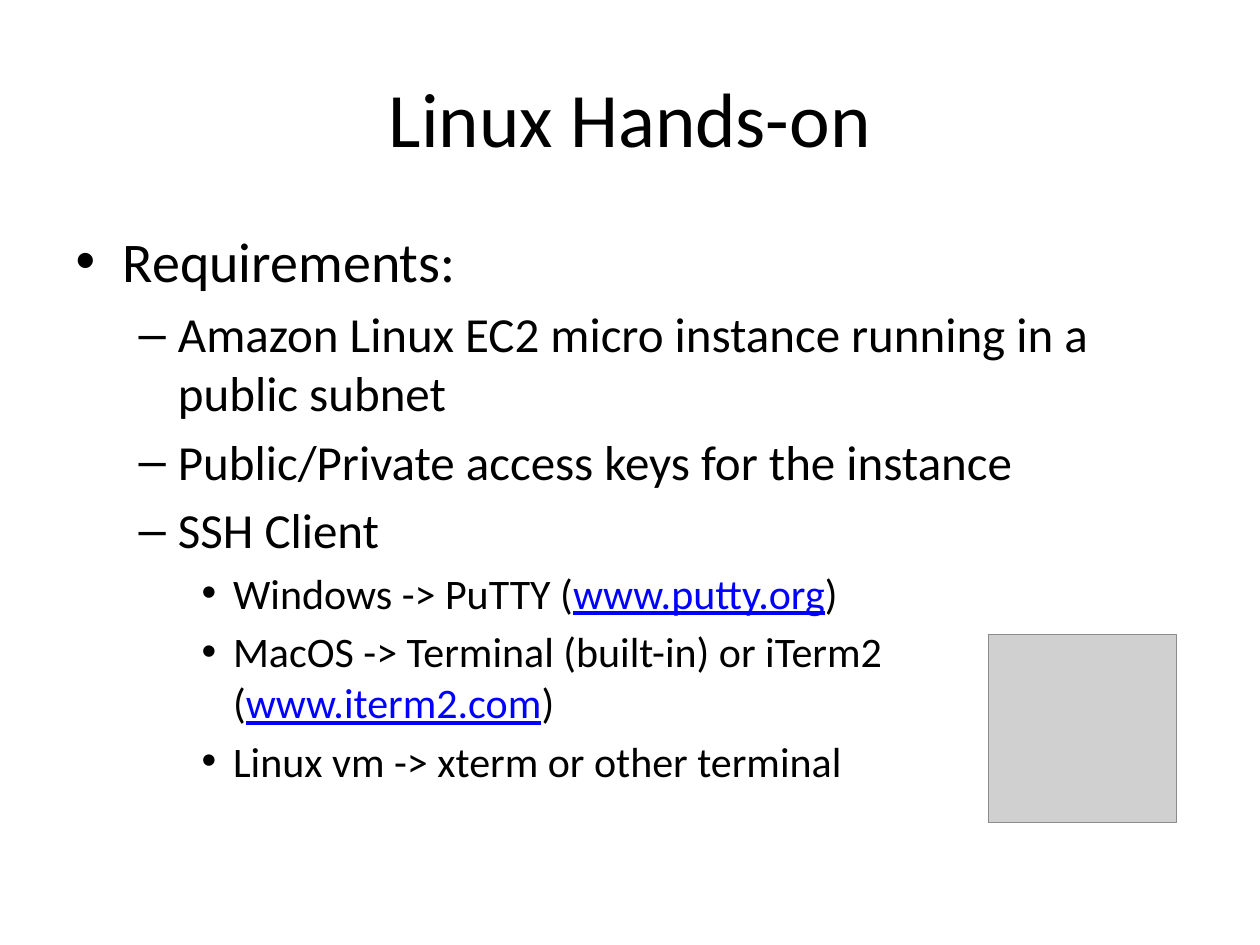
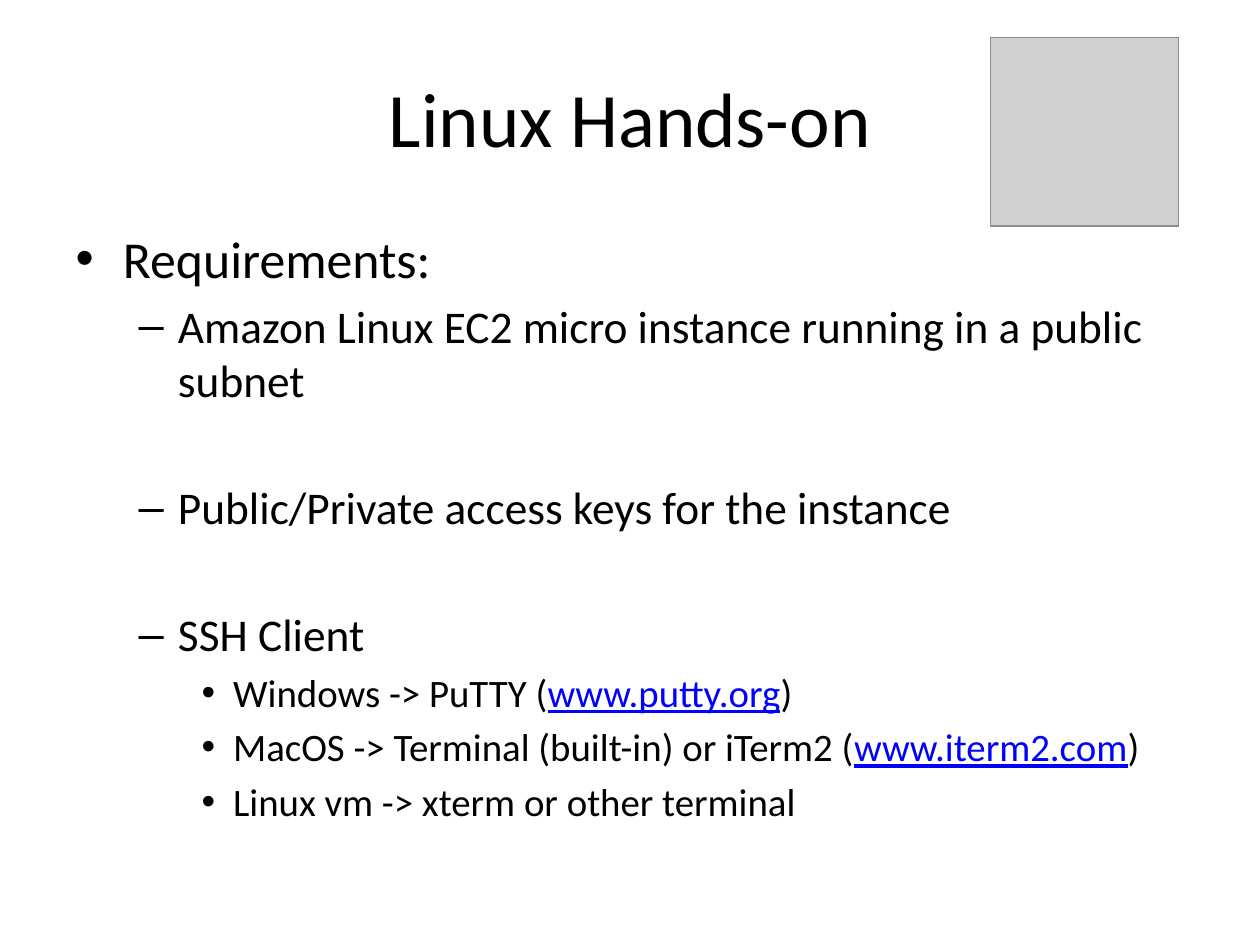
Before and after one commit to jasondbaker/infrastructure-class, a slide deck: slide 24 of lectures/infrastructure-week-2.pptx (slide 23 before the commit). Drawn at 1260x945 pixels with LibreOffice and Linux fonts; fonts in the diff are those of the drawing; grey boxes stand for pictures. Boxes give left, top, right and bottom in pixels: in the first picture for what was removed or moved away, otherwise in the second. Text is boxed around its words. In the diff, an @@ line names an element or a change of style, - is before the commit and + after.

```diff
--- a/lectures/infrastructure-week-2.pptx
+++ b/lectures/infrastructure-week-2.pptx
@@ picture: place and size @@
-picture at box(988, 635, 1176, 823)
+picture at box(990, 38, 1178, 226)
@@ text "Requirements:" at box(123, 242, 1142, 817): size 32 to 29.6 pt in "Requirements:"; size 28 to 25.9 pt in "Amazon Linux EC2 micro instance running in ...", "Public/Private access keys for the instance", "SSH Client"; size 24 to 22.2 pt in "Windows -> PuTTY (www.putty.org)", "MacOS -> Terminal (built-in) or iTerm2 (www.iterm2.com)", "Linux vm -> xterm or other terminal" @@
```
Also in this commit, not shown: 2 other slides changed, 28 slides added, 1 slide removed.
